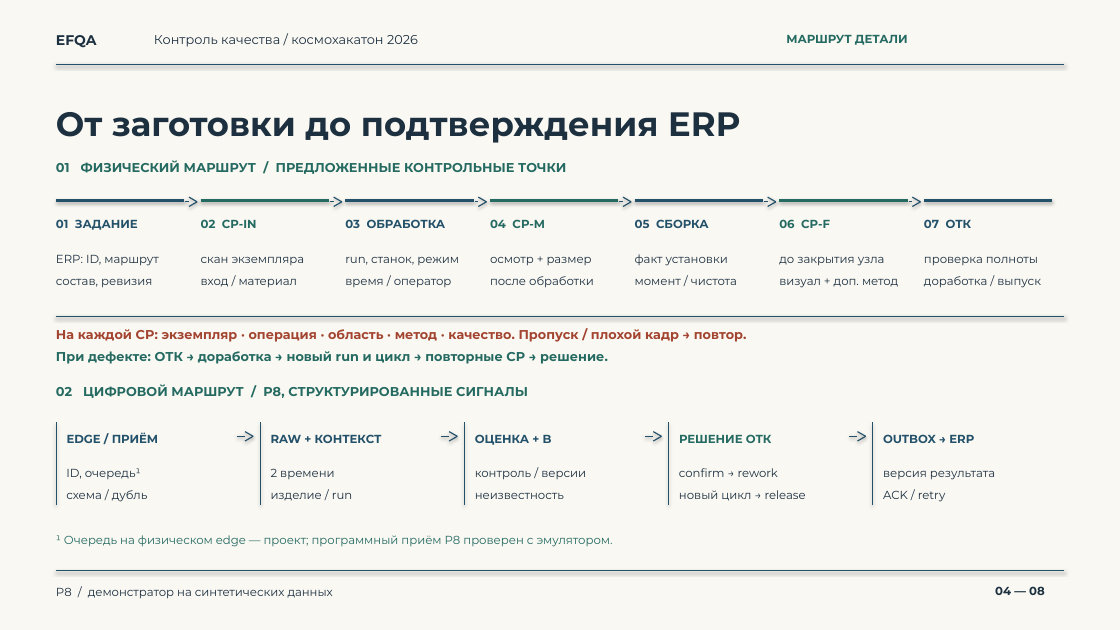
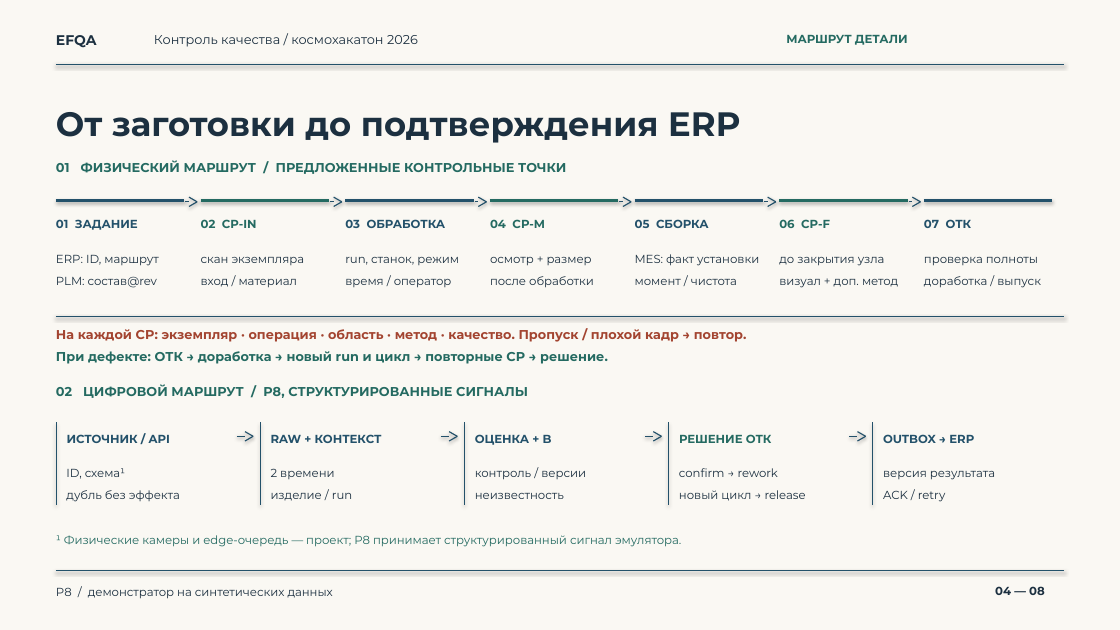
Before and after one commit to pichotiner/final-hack, a slide deck: slide 4 of docs/defense/5min/presentation-5min.pptx. Drawn at 1120x630 pixels with LibreOffice and Linux fonts; fonts in the diff are those of the drawing. Boxes give left, top, right and bottom in pixels: in the first picture for what was removed or moved away, otherwise in the second. Text is boxed around its words. In the diff, an @@ line names an element or a change of style, - is before the commit and + after.

```diff
--- a/docs/defense/5min/presentation-5min.pptx
+++ b/docs/defense/5min/presentation-5min.pptx
@@ text at (635, 254, 759, 266): text changed @@
-факт установки
+MES: факт установки
@@ text at (56, 276, 157, 288): text changed @@
-состав, ревизия
+PLM: состав@rev
@@ text at (67, 434, 170, 443): text changed @@
-EDGE / ПРИЁМ
+ИСТОЧНИК / API
@@ text at (66, 468, 125, 479): text changed @@
-ID, очередь¹
+ID, схема¹
@@ text at (66, 490, 180, 502): text changed @@
-схема / дубль
+дубль без эффекта
@@ text at (56, 535, 681, 547): text changed @@
-¹ Очередь на физическом edge — проект; программный приём P8 проверен с эмулятором.
+¹ Физические камеры и edge-очередь — проект; P8 принимает структурированный сигнал эмулятора.
```
Also in this commit, not shown: 5 other slides changed, 7 other files.
